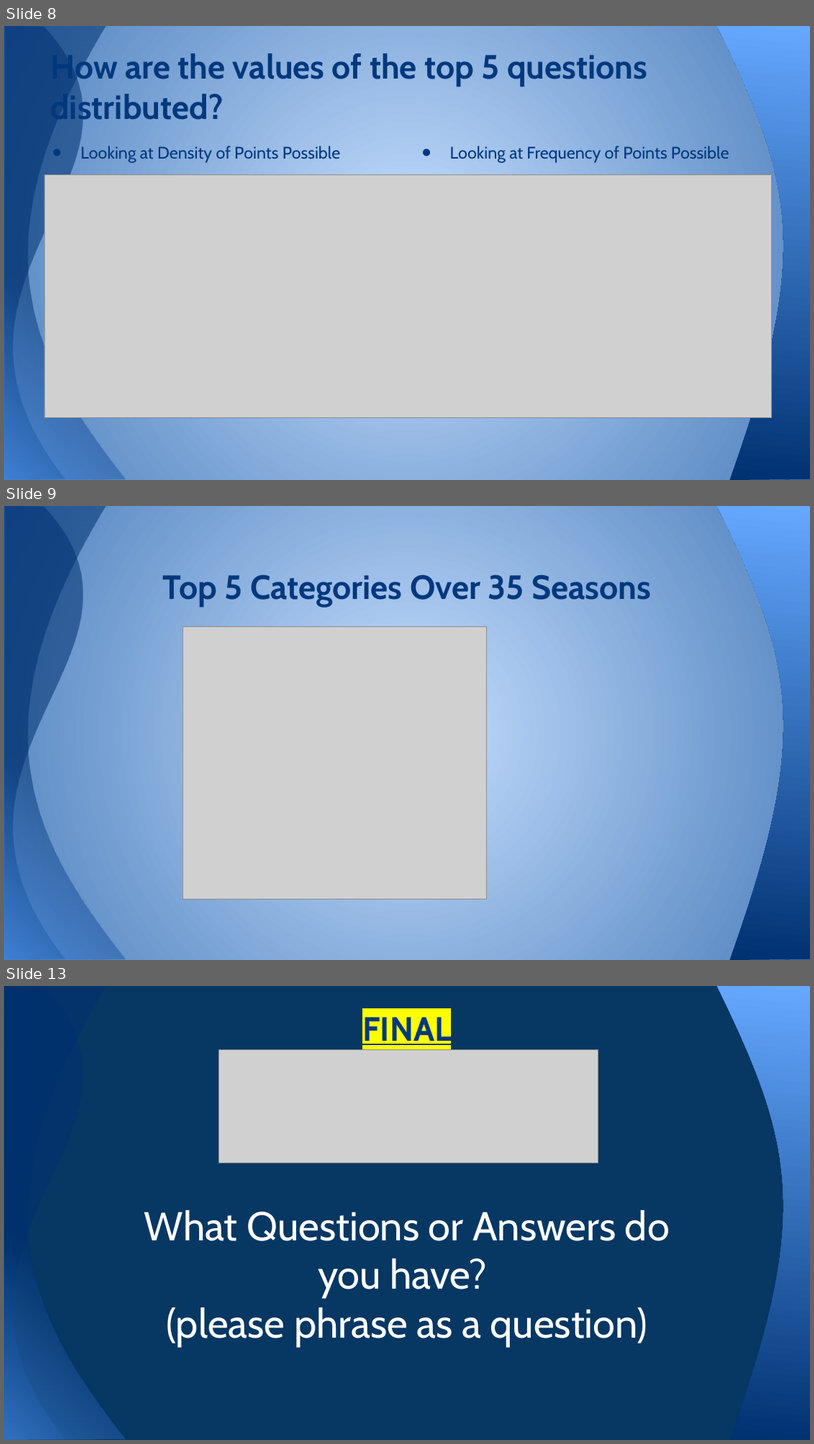
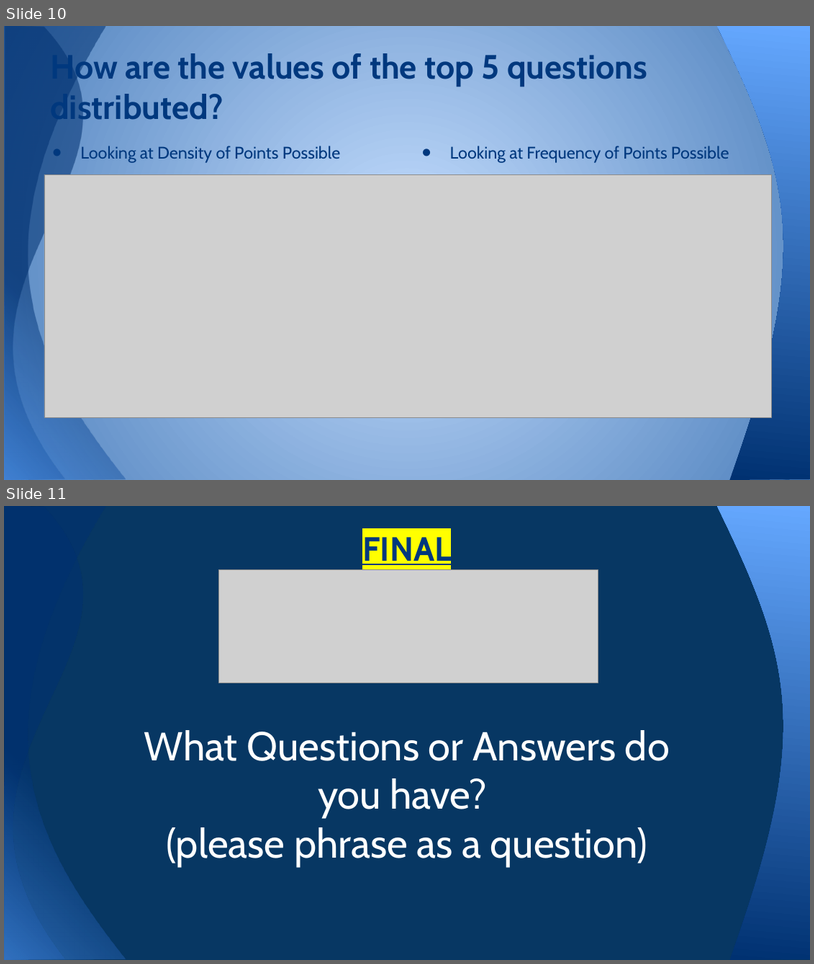
Before and after one commit to jlschmitz81/Project_One_Team_13, a slide deck: Jeopardy Powerpoint_Team13_Project1_FINAL.pptx. Shown one above the other, each under a label of ours: slides 8, 9 and 13 before the commit, slides 10 and 11 after it; the slides between them are not shown. The pictures are 814x1444 and 814x964 pixels, drawn with LibreOffice and Linux fonts; fonts in the diff are those of the drawing; grey boxes stand for pictures. Boxes give left, top, right and bottom in pixels: in the first picture for what was removed or moved away, otherwise in the second. Text is boxed around its words. In the diff, an @@ line names an element or a change of style, - is before the commit and + after.

```diff
--- a/Jeopardy Powerpoint_Team13_Project1_FINAL.pptx
+++ b/Jeopardy Powerpoint_Team13_Project1_FINAL.pptx
@@ slide 9 removed at box(4, 506, 810, 960), background gradient #C6DFFF to #4F81BD; not listed: 3 template elements that a slide beside it also shows @@
@@ title removed at box(163, 574, 651, 607) @@
-Top 5 Categories Over 35 Seasons
@@ picture removed at box(183, 627, 486, 898) @@
@@ what was slide 8 is now slide 10 @@
@@ what was slide 13 is now slide 11 @@
```
Also in this commit, not shown: 2 slides added, 3 other slides removed.
